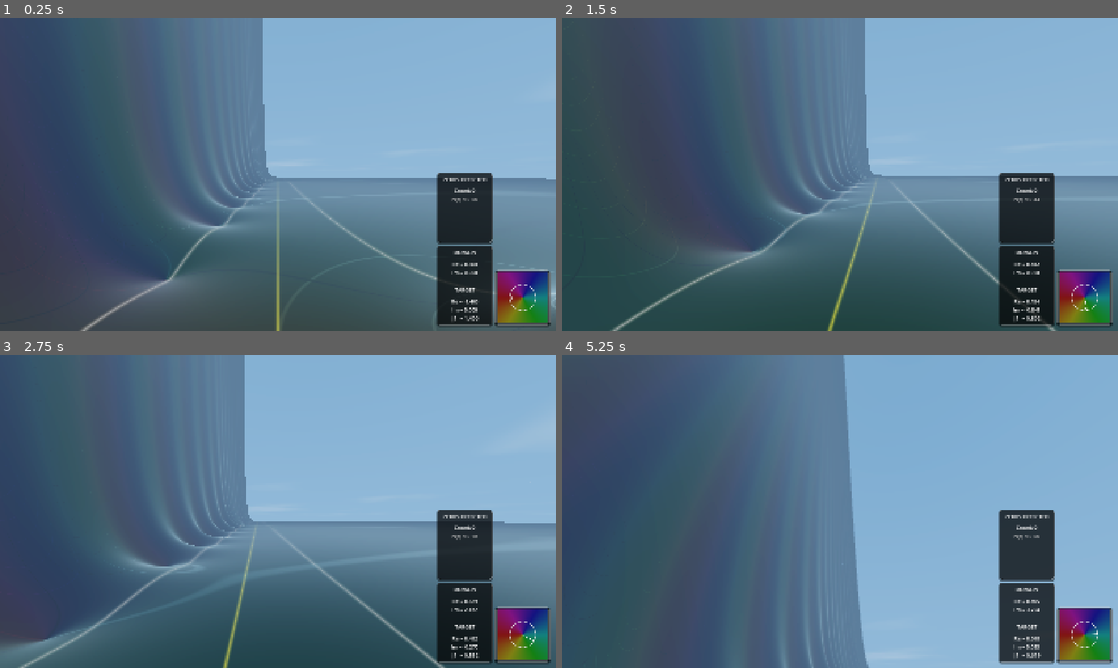
Above: before the commit, frames 1-4 (two rows, left to right).
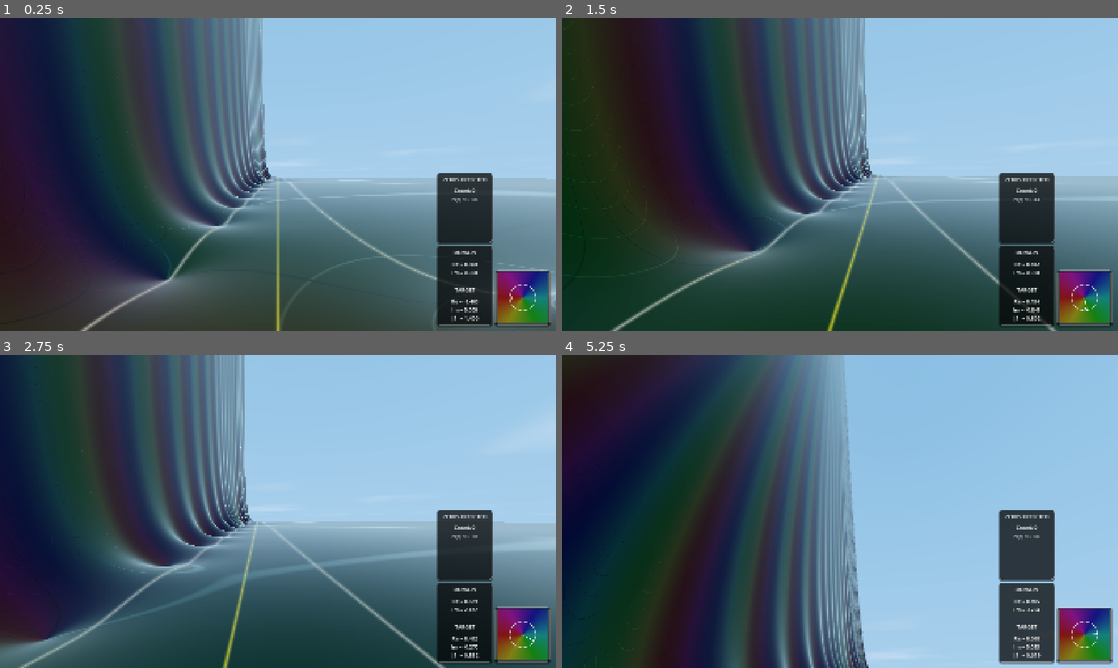
Above: after the commit, the same moments.

Repository: allanino/complex-functions-explorer
Game: Godot game, scene res://core/main.tscn
The game is run twice, just before and just after one commit, with the same random seed, the same clock (stepped at 60 frames per second) and the same inputs.
Inputs (mouse positions are in pixels of both pictures, inside the frame that each line leads up to):
- Up to frame 1 (0.25 s): no input
- Up to frame 2 (1.5 s): tap Enter at 0.5 s; move the mouse to (867, 174) at 0.52 s; hold W (move_forward) from 0.53 s (still down); tap G at 0.6 s; click (867, 174) at 0.67 s; tap Space at 0.77 s; tap N at 0.8, 1.35 s; move the mouse to (812, 174) at 1.27 s; click (812, 174) at 1.42 s
- Up to frame 3 (2.75 s): keep holding W (move_forward); tap Space at 1.52 s; tap G at 1.55, 2.1 s; move the mouse to (289, 505) at 2.02 s; click (289, 505) at 2.17 s; tap N at 2.3 s
- Up to frame 4 (5.25 s): move the mouse to (834, 517) at 2.77 s; tap N at 2.85, 3.8 s; click (834, 517) at 2.92 s; tap Space at 3.02, 3.77, 5 s; tap G at 3.05 s; move the mouse to (878, 514) at 3.52 s; tap C at 3.6 s; click (878, 514) at 3.67 s; tap Escape (ui_cancel) at 4.15 s; release W (move_forward) at 4.25 s; click "Update View" at 4.25 s; move the mouse to (795, 508) at 5.02 s; hold W (move_forward) from 5.03 s (still down); tap Z at 5.1 s; click (795, 508) at 5.17 s

The runs differ from the first frame. In frame 1, 40% of the frame differs, in the area x 0-100%, y 0-100%; in frame 2, 51%; in frame 3, 32%; in frame 4, 47%.

Commit message:
feat: implement custom exponential volumetric fog falloff
Introduces a new Fog Distance setting that allows volumetric fog to start
at a specific distance from the camera. This is achieved by utilizing
Godot 4's Volumetric Fog system with a global FogVolume and a custom
fog shader that applies a step function to DENSITY, integrating perfectly
into an exponential falloff. Updates ConfigManager, Preset UI, Tooltips,
and the Sky environment to support the new parameter.

Co-authored-by: allanino <5325241+allanino@users.noreply.github.com>

Diff:
--- a/core/config_manager.gd
+++ b/core/config_manager.gd
@@ -144,6 +144,7 @@
 	"terrain_roughness",
 	"terrain_surface_texture",
 	"fog_density",
+	"fog_distance",
 	"movement_speed",
 	"speed_near_zeros",
 	"camera_height",
@@ -223,6 +224,7 @@
 var terrain_roughness: float = 0.1
 var terrain_surface_texture: float = 0.0
 var fog_density: float = 0.4
+var fog_distance: float = 0.0
 
 # Player parameters
 var movement_speed: float = 10.0
@@ -391,6 +393,7 @@
 	config.set_value("rendering", "terrain_roughness", terrain_roughness)
 	config.set_value("rendering", "terrain_surface_texture", terrain_surface_texture)
 	config.set_value("rendering", "fog_density", fog_density)
+	config.set_value("rendering", "fog_distance", fog_distance)
 	config.set_value("session", "current_preset", current_preset)
 	config.set_value("session", "custom_presets", PRESETS)
 
@@ -469,6 +472,7 @@
 	terrain_roughness = config.get_value("rendering", "terrain_roughness", terrain_roughness)
 	terrain_surface_texture = config.get_value("rendering", "terrain_surface_texture", terrain_surface_texture)
 	fog_density = config.get_value("rendering", "fog_density", fog_density)
+	fog_distance = config.get_value("rendering", "fog_distance", fog_distance)
 	current_preset = config.get_value("session", "current_preset", "Default")
 	# Only restore custom (non-built-in) presets; built-ins always come from preset_defaults.gd
 	var built_in_keys = PRESET_DEFAULTS.PRESETS.keys()
--- a/core/preset_defaults.gd
+++ b/core/preset_defaults.gd
@@ -27,6 +27,7 @@
 		"terrain_roughness": 0.1,
 		"terrain_surface_texture": 0.0,
 		"fog_density": 0.0,
+		"fog_distance": 0.0,
 		"movement_speed": 10.0,
 		"speed_near_zeros": 20.0,
 		"camera_height": 3.5,
@@ -69,6 +70,7 @@
 		"terrain_roughness": 0.1,
 		"terrain_surface_texture": 0.0,
 		"fog_density": 0.8,
+		"fog_distance": 0.0,
 		"movement_speed": 10.0,
 		"speed_near_zeros": 100.0,
 		"camera_height": 1.8,
--- a/sky/sky.gd
+++ b/sky/sky.gd
@@ -3,6 +3,7 @@
 @onready var sun = $DirectionalLight3D
 @onready var moon = $MoonLight
 @onready var world_environment = $WorldEnvironment
+@onready var fog_volume = $FogVolume
 
 # Day night cycle variables
 var _golden_hour_transition: float = 0.0
@@ -65,11 +66,20 @@
 		var fog_color = lerp(Color(0.3, 0.4, 0.5), Color(1.0, 0.4, 0.1), _golden_hour_transition)
 		fog_color = lerp(fog_color, Color(0.01, 0.02, 0.05), night_factor)
 
-		env.fog_enabled = Config.fog_density > 0.0
-		env.fog_mode = Environment.FOG_MODE_EXPONENTIAL
-		env.fog_light_color = fog_color
-		env.fog_density = Config.fog_density * 0.05
-		env.fog_aerial_perspective = (1.0 - Config.fog_density)
+		env.fog_enabled = false
+		env.volumetric_fog_enabled = Config.fog_density > 0.0
+		env.volumetric_fog_density = 0.0 # Density provided by FogVolume
+		env.volumetric_fog_albedo = fog_color
+		env.volumetric_fog_sky_affect = (1.0 - Config.fog_density)
+
+		if fog_volume and fog_volume.material:
+			var mat = fog_volume.material as ShaderMaterial
+			mat.set_shader_parameter("fog_color", fog_color)
+			mat.set_shader_parameter("fog_density", Config.fog_density * 0.05)
+			mat.set_shader_parameter("fog_distance", Config.fog_distance)
+			var cam = get_viewport().get_camera_3d()
+			if cam:
+				mat.set_shader_parameter("camera_pos", cam.global_position)
 
 func set_performance_protection(active: bool):
 	if world_environment and world_environment.environment and world_environment.environment.sky:
--- a/sky/sky.tscn
+++ b/sky/sky.tscn
@@ -2,6 +2,14 @@
 
 [ext_resource type="Shader" path="res://sky/sky.gdshader" id="1_sky"]
 [ext_resource type="Script" path="res://sky/sky.gd" id="2_script"]
+[ext_resource type="Shader" path="res://sky/volumetric_fog.gdshader" id="3_fog"]
+
+[sub_resource type="ShaderMaterial" id="ShaderMaterial_Fog"]
+shader = ExtResource("3_fog")
+shader_parameter/fog_color = Color(0.5, 0.5, 0.5, 1)
+shader_parameter/fog_density = 0.05
+shader_parameter/fog_distance = 0.0
+
 
 [sub_resource type="ShaderMaterial" id="ShaderMaterial_1"]
 shader = ExtResource("1_sky")
@@ -47,3 +55,7 @@
 shadow_enabled = true
 directional_shadow_blend_splits = true
 directional_shadow_max_distance = 1000.0
+
+[node name="FogVolume" type="FogVolume" parent="."]
+shape = 4
+material = SubResource("ShaderMaterial_Fog")
--- /dev/null
+++ b/sky/volumetric_fog.gdshader
@@ -0,0 +1,16 @@
+shader_type fog;
+
+uniform vec3 fog_color : source_color = vec3(0.5);
+uniform float fog_density = 0.05;
+uniform float fog_distance = 0.0;
+uniform vec3 camera_pos = vec3(0.0);
+
+void fog() {
+    float dist = length(WORLD_POSITION - camera_pos);
+    if (dist >= fog_distance) {
+        DENSITY = fog_density;
+    } else {
+        DENSITY = 0.0;
+    }
+    ALBEDO = fog_color;
+}
--- a/ui/components/preset_controller.gd
+++ b/ui/components/preset_controller.gd
@@ -124,7 +124,7 @@
 		main_ui.menu_overlay.iter_slider, main_ui.menu_overlay.zero_proximity_nav_slider, main_ui.menu_overlay.zoom_slider, main_ui.menu_overlay.zero_speed_slider,
 		main_ui.menu_overlay.view_distance_slider, main_ui.menu_overlay.day_duration_slider, main_ui.menu_overlay.day_time_slider, main_ui.menu_overlay.sunrise_slider,
 		main_ui.menu_overlay.sky_luminosity_slider, main_ui.menu_overlay.sun_luminosity_slider, main_ui.menu_overlay.self_illumination_slider,
-		main_ui.menu_overlay.fog_density_slider, main_ui.menu_overlay.hud_scale_slider, main_ui.menu_overlay.master_volume_slider, main_ui.menu_overlay.bg_music_slider,
+		main_ui.menu_overlay.fog_density_slider, main_ui.menu_overlay.fog_distance_slider, main_ui.menu_overlay.hud_scale_slider, main_ui.menu_overlay.master_volume_slider, main_ui.menu_overlay.bg_music_slider,
 		main_ui.menu_overlay.drone_slider, main_ui.menu_overlay.brightness_slider, main_ui.menu_overlay.saturation_slider, main_ui.menu_overlay.albedo_slider,
 		main_ui.menu_overlay.emission_slider, main_ui.menu_overlay.metallic_slider, main_ui.menu_overlay.roughness_slider, main_ui.menu_overlay.surface_texture_slider,
 		main_ui.menu_overlay.multivalued_slider
--- a/ui/components/tooltip_manager.gd
+++ b/ui/components/tooltip_manager.gd
@@ -34,6 +34,7 @@
 	"Sun Luminosity": "Adjust the intensity of the sun and moon light.",
 	"Fog": "Enable or disable global volumetric fog effects.",
 	"Fog Density": "Adjust the thickness of the fog and aerial perspective.",
+	"Fog Distance": "Set the starting distance for the fog falloff.",
 	"Shadows": "Enable real-time directional shadows for terrain features.",
 	"Complex plane": "Show the domain coloring map of the current position on the MainUI.",
 	"Navigation": "Show coordinate and magnitude information on the MainUI.",
--- a/ui/menu.gd
+++ b/ui/menu.gd
@@ -50,6 +50,7 @@
 @onready var sun_luminosity_slider = %SunLuminosityContainer
 @onready var self_illumination_slider = %SelfIlluminationContainer
 @onready var fog_density_slider = %FogDensitySlider
+@onready var fog_distance_slider = %FogDistanceSlider
 @onready var shadows_checkbox = %ShadowsCheckbox
 @onready var hud_complex_checkbox = %HudComplexCheckbox
 @onready var hud_navigation_checkbox = %HudNavigationCheckbox
@@ -118,6 +119,7 @@
 var _initial_day_duration: float
 var _initial_day_time: float
 var _initial_fog_density: float
+var _initial_fog_distance: float
 var _initial_morph_value: float
 var _initial_terrain_detail: int
 var _initial_antialiasing_mode: int
@@ -278,6 +280,7 @@
 	sun_luminosity_slider.detach_requested.connect(func(s, v): detach_controller.detach_slider_control(s, v, "Sun Luminosity"))
 	self_illumination_slider.detach_requested.connect(func(s, v): detach_controller.detach_slider_control(s, v, "Self-Illumination"))
 	fog_density_slider.detach_requested.connect(func(s, v): detach_controller.detach_slider_control(s, v, "Fog Density"))
+	fog_distance_slider.detach_requested.connect(func(s, v): detach_controller.detach_slider_control(s, v, "Fog Distance"))
 	brightness_slider.detach_requested.connect(func(s, v): detach_controller.detach_slider_control(s, v, "Brightness"))
 	saturation_slider.detach_requested.connect(func(s, v): detach_controller.detach_slider_control(s, v, "Saturation"))
 	albedo_slider.detach_requested.connect(func(s, v): detach_controller.detach_slider_control(s, v, "Albedo"))
@@ -445,6 +448,13 @@
 		branch_k_slider: {
 			"config_key": "current_branch",
 			"to_config": func(v): return int(round(v)),
+			"from_config": func(c): return c,
+			"format": func(v): return str(int(round(v))),
+			"immediate": true
+		},
+		fog_distance_slider: {
+			"config_key": "fog_distance",
+			"to_config": func(v): return v,
 			"from_config": func(c): return c,
 			"format": func(v): return str(int(round(v))),
 			"immediate": true
@@ -1079,6 +1089,7 @@
 		_initial_day_duration = Config.day_duration
 		_initial_day_time = Config.day_time
 		_initial_fog_density = Config.fog_density
+		_initial_fog_distance = Config.fog_distance
 		_initial_morph_value = 1.0
 		_initial_terrain_detail = Config.terrain_detail
 		_initial_antialiasing_mode = Config.antialiasing_mode
@@ -1128,6 +1139,7 @@
 			Config.day_duration = _initial_day_duration
 			Config.day_time = _initial_day_time
 			Config.fog_density = _initial_fog_density
+			Config.fog_distance = _initial_fog_distance
 			Config.morph_value = _initial_morph_value
 			Config.terrain_detail = _initial_terrain_detail
 			Config.antialiasing_mode = _initial_antialiasing_mode
--- a/ui/menu.tscn
+++ b/ui/menu.tscn
@@ -604,6 +604,15 @@
 value_text = "2.0%"
 show_detach_button = true
 
+[node name="FogDistanceSlider" parent="CenterContainer/MainMenuPanel/MarginContainer/ContentVBox/MainLayoutHBox/RightAreaVBox/TabContainer/ENVIRONMENT/Margin/VBox" unique_id=197578243 instance=ExtResource("1")]
+unique_name_in_owner = true
+layout_mode = 2
+text = "Fog Distance"
+step = 0.1
+value = 0.0
+value_text = "0"
+show_detach_button = true
+
 [node name="TERRAIN" type="ScrollContainer" parent="CenterContainer/MainMenuPanel/MarginContainer/ContentVBox/MainLayoutHBox/RightAreaVBox/TabContainer" unique_id=801626418]
 visible = false
 layout_mode = 2
